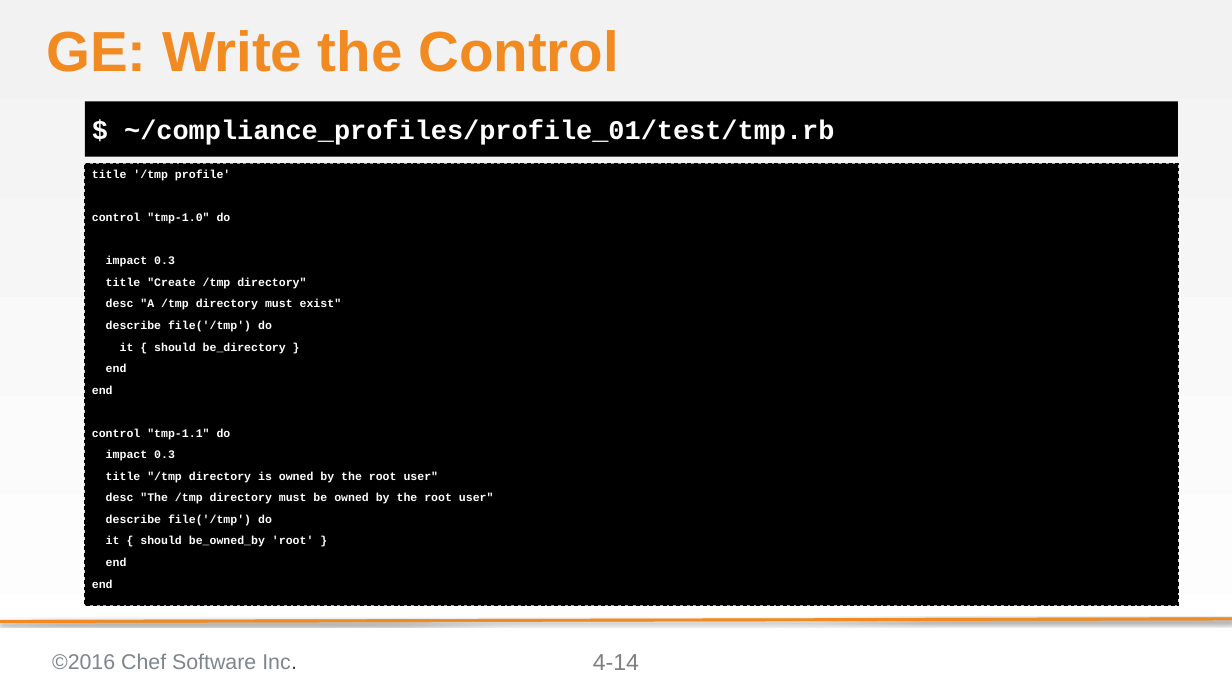
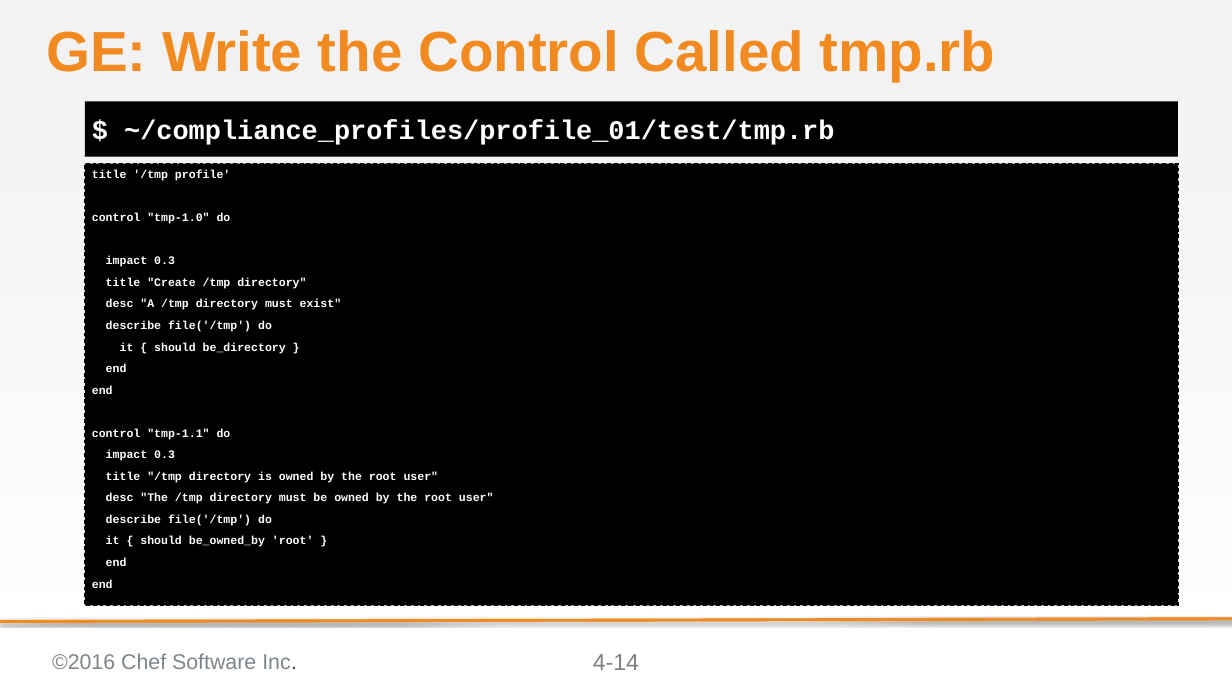
Before and after one commit to bchamby/chef-compliance-installation-configuration-operation, a slide deck: slide 14 of 04-creating-custom-profiles.pptx. Drawn at 1232x693 pixels with LibreOffice and Linux fonts; fonts in the diff are those of the drawing; background and template pictures are left out. Boxes give left, top, right and bottom in pixels: in the first picture for what was removed or moved away, otherwise in the second. Text is boxed around its words. In the diff, an @@ line names an element or a change of style, - is before the commit and + after.

```diff
--- a/04-creating-custom-profiles.pptx
+++ b/04-creating-custom-profiles.pptx
@@ title at bbox=[46, 30, 996, 82]: text changed @@
-GE: Write the Control
+GE: Write the Control Called tmp.rb
```
Also in this commit, not shown: 1 other slide changed, 12 slides added, 1 slide removed.
